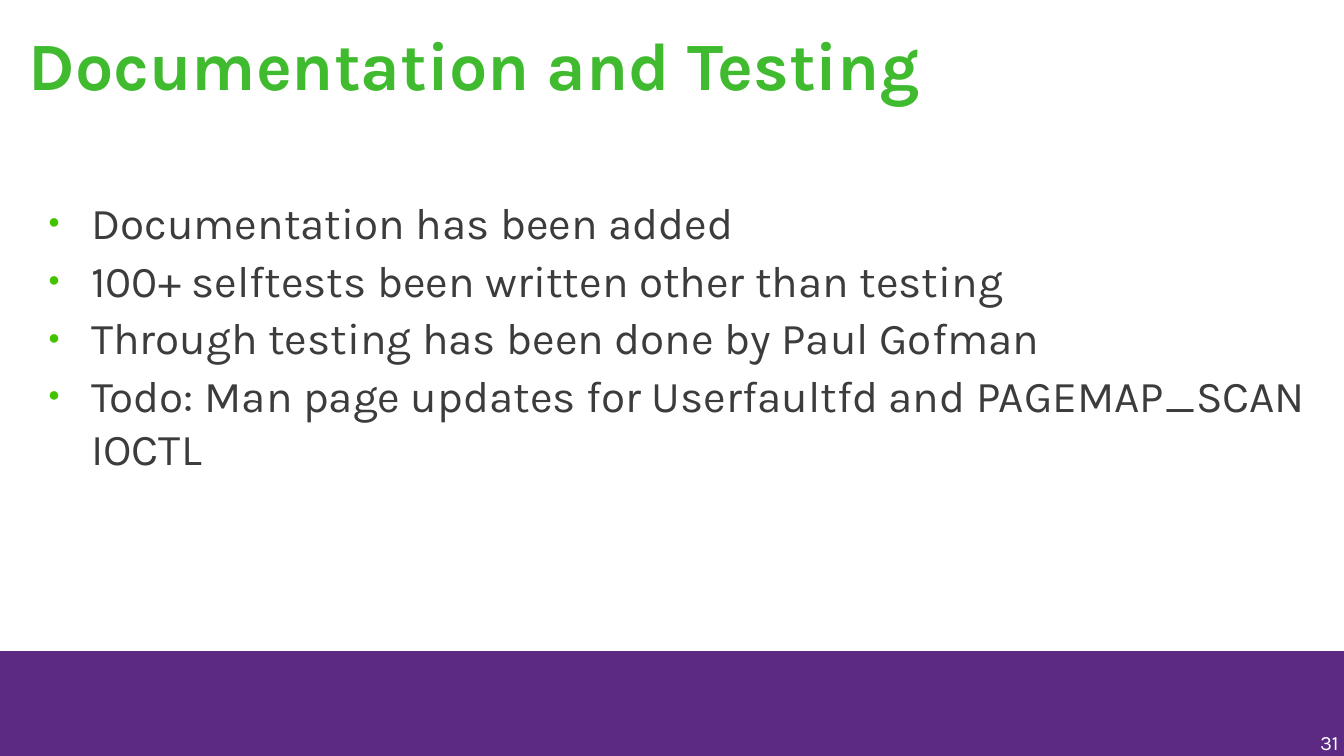
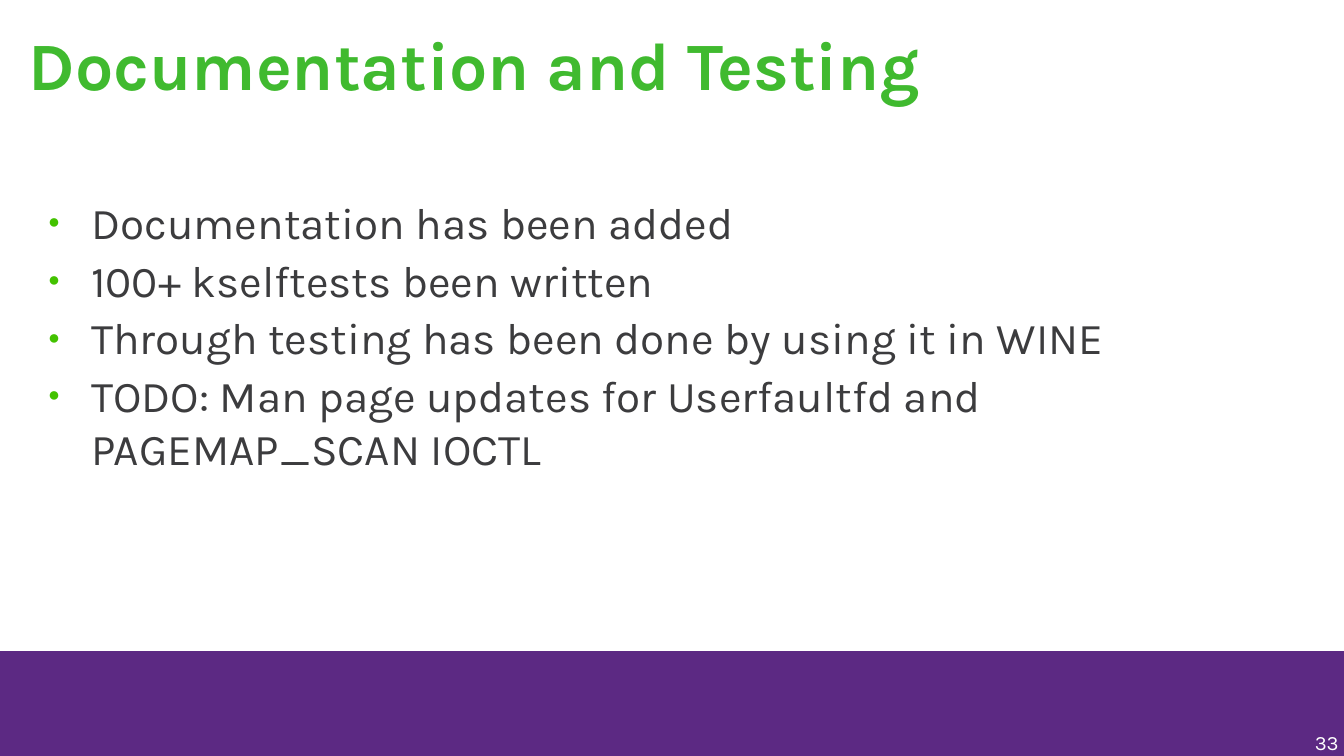
Before and after one commit to musamaanjum/presentations, a slide deck: slide 33 of Adding-Functionality-to-make-Windows-games-run-faster-on-Linux-v1.odp (slide 31 before the commit). Drawn at 1344x756 pixels with LibreOffice and Linux fonts; fonts in the diff are those of the drawing; background and template pictures are left out. Boxes give left, top, right and bottom in pixels: in the first picture for what was removed or moved away, otherwise in the second. Text is boxed around its words. In the diff, an @@ line names an element or a change of style, - is before the commit and + after.

```diff
--- a/Adding-Functionality-to-make-Windows-games-run-faster-on-Linux-v1.odp
+++ b/Adding-Functionality-to-make-Windows-games-run-faster-on-Linux-v1.odp
@@ text at (x1=91, y1=266, x2=1104, y2=466): text changed @@
-● 100+ selftests been written other than testing
-● Through testing has been done by Paul Gofman
-● Todo: Man page updates for Userfaultfd and PAGEMAP_SCAN IOCTL
+● 100+ kselftests been written
+● Through testing has been done by using it in WINE
+● TODO: Man page updates for Userfaultfd and PAGEMAP_SCAN IOCTL
@@ page number at (x1=1315, y1=737, x2=1339, y2=751): text changed @@
-31
+33
```
Also in this commit, not shown: 17 other slides changed, 3 slides added, 2 slides removed.
